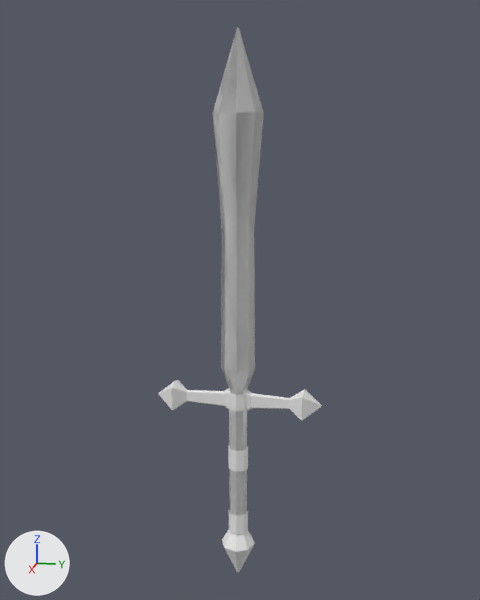
A saved change to the Blender file sword/sword.blend.
Camera for both pictures: a 50 mm lens placed at (4.87, 1.1, 1.61), pointed at (-0.05, 0.11, 0.38). The axes (+X, +Y, +Z) are drawn at lower left. The lights are the same throughout. The picture after the commit comes second.

Names of what the first picture shows: 'bottom_band', 'handle', 'middle_band', 'pommel', 'shaft', 'top_band'.
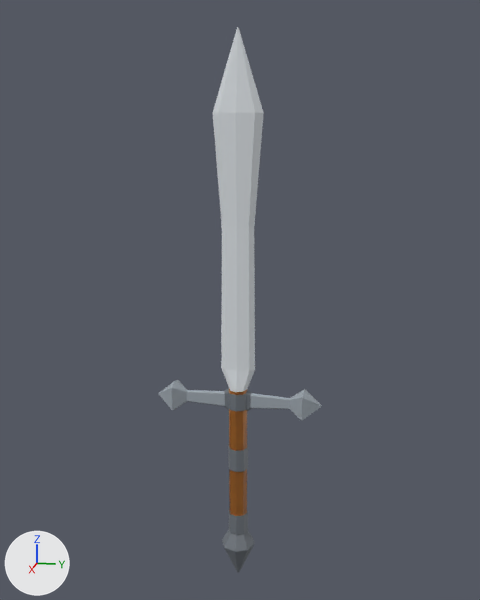
Commit message: Created Sword

The change, as a diff of the scene's bpy script:
```diff
--- a/sword/sword.blend.py
+++ b/sword/sword.blend.py
@@ img_sword_atlas @@
+img_sword_atlas = load_image('sword_atlas', 'sword_atlas.png', 2048, 2048, 'sRGB')
@@ mat_sword_material @@
+mat_sword_material = principled_material('sword_material')
+mat_sword_material.texture = img_sword_atlas
@@ me_circle_001 @@
 # used by ob_shaft; location = (0.0, 0.108, -1.587); scale = (0.104, 0.104, 0.104)
-me_circle_001.from_pydata(...)  # 160 vertices, 148 faces; spans x -1.3..1.3, y -1.8..1.8, z -3.9..37.8
+me_circle_001.from_pydata(...)  # 128 vertices, 116 faces; spans x -1.3..1.3, y -1.3..1.3, z -3.9..12.1
+# me_circle_001 part 1
+# 32 vertices are removed from x -0.6..0.6, y -1.8..1.8, z 13.7..37.8
+# 33 faces are deleted
+# 1 new face joins them
+# me_circle_001 part 2: 115 faces spanning x -1.3..1.3, y -1.3..1.3, z -3.9..12.1 switch from no material to mat_sword_material (picture img_sword_atlas)
@@ me_circle_003 @@
 me_circle_003.from_pydata(...)  # 112 vertices, 112 faces, 16 loose edges; spans x -0.76..0.76, y -0.78..0.78, z 0.0..1.65
+me_circle_003.materials.append(mat_sword_material)  # picture img_sword_atlas
@@ me_circle_004 @@
 me_circle_004.from_pydata(...)  # 164 vertices, 172 faces; spans x -1.36..1.36, y -1.34..1.34, z -3.91..0.03
+me_circle_004.materials.append(mat_sword_material)  # picture img_sword_atlas
@@ me_circle_007 @@
 me_circle_007.from_pydata(...)  # 192 vertices, 224 faces; spans x -0.76..0.76, y -0.78..0.78, z 5.48..7.26
+me_circle_007.materials.append(mat_sword_material)  # picture img_sword_atlas
@@ me_circle_008 @@
 me_circle_008.from_pydata(...)  # 264 vertices, 280 faces; spans x -0.77..0.77, y -1.06..1.06, z 10.31..12.05
+me_circle_008.materials.append(mat_sword_material)  # picture img_sword_atlas
@@ me_circle_009 @@
 me_circle_009.from_pydata(...)  # 60 vertices, 50 faces; spans x -0.9..0.9, y -6.36..6.36, z 10.0..12.36
 # used by ob_handle; location = (0.0, 0.108, -1.587); scale = (0.104, 0.104, 0.104)
+# me_circle_009 part 3: texture (UV) coordinates of 50 of 50 faces, centred in x -0.53..0.53, y -6.36..6.36, z 10.45..11.92, changed; they spanned u 0.0..0.0, v 0.0..0.0 and now span u 0.11..0.88, v 0.14..0.88
+me_circle_009.materials.append(mat_sword_material)  # picture img_sword_atlas
@@ me_circle_010 @@
 me_circle_010.from_pydata(...)  # 66 vertices, 57 faces, 2 loose edges; spans x -0.7..0.7, y -1.8..1.8, z 12.0..37.8
 # used by ob_blade; location = (0.0, 0.108, -1.587); scale = (0.104, 0.104, 0.104)
+# me_circle_010 part 4: texture (UV) coordinates of 57 of 57 faces, centred in x -0.6..0.6, y -1.3..1.3, z 12.1..37.8, changed; they spanned u 0.0..0.0, v 0.0..0.0 and now span u 0.01..0.81, v 0.01..0.64
+me_circle_010.materials.append(mat_sword_material)  # picture img_sword_atlas
```

Location of each change, (x1, y1, x2, y2) in pixels of the pictures (480 x 600 px):
'shaft', reshaped: before (213, 27, 264, 516); after (229, 389, 247, 516)
'blade', recoloured, surface changed (white to grey): (213, 27, 264, 392) in both
'handle', recoloured, surface changed (white to grey): (158, 380, 322, 421) in both
'pommel', recoloured (white to grey): (222, 530, 255, 572) in both
'top_band', recoloured (white to grey): (225, 388, 252, 411) in both
'middle_band', recoloured (white to grey): (228, 446, 248, 472) in both
'bottom_band', recoloured (white to grey): (229, 510, 248, 535) in both
part 1 of me_circle_001, reshaped: before (213, 27, 264, 392)
part 2 of me_circle_001, recoloured (white to brown): (229, 389, 247, 516) in both
part 4 of me_circle_010, surface changed: after (213, 27, 264, 392)
